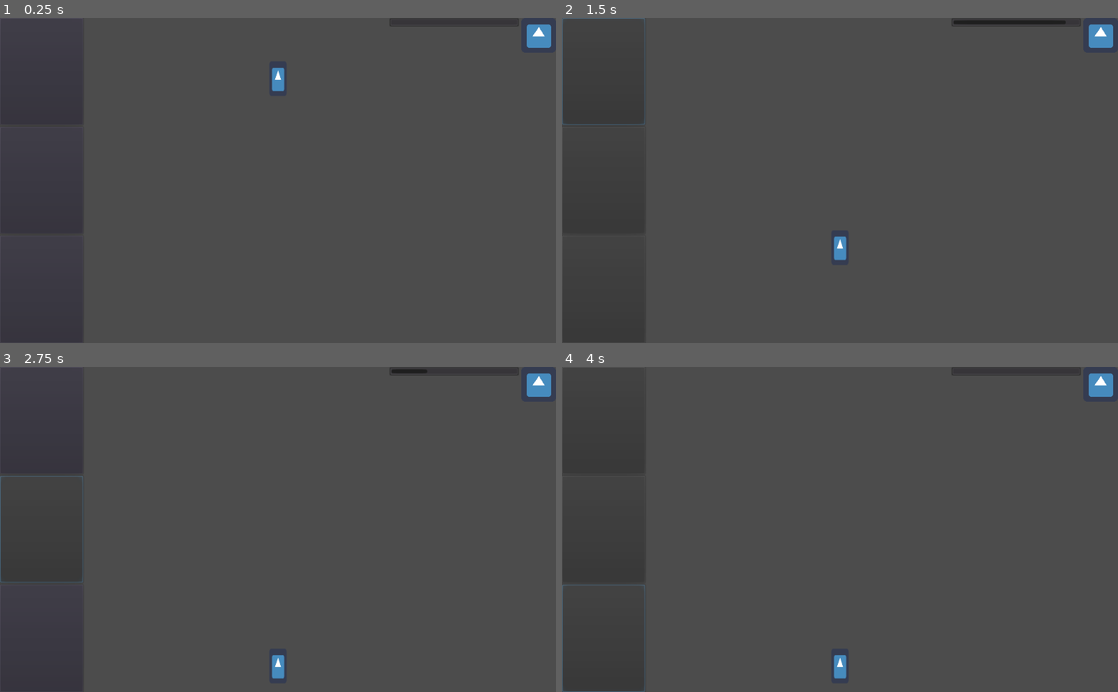
Above: before the commit, frames 1-4 (two rows, left to right).
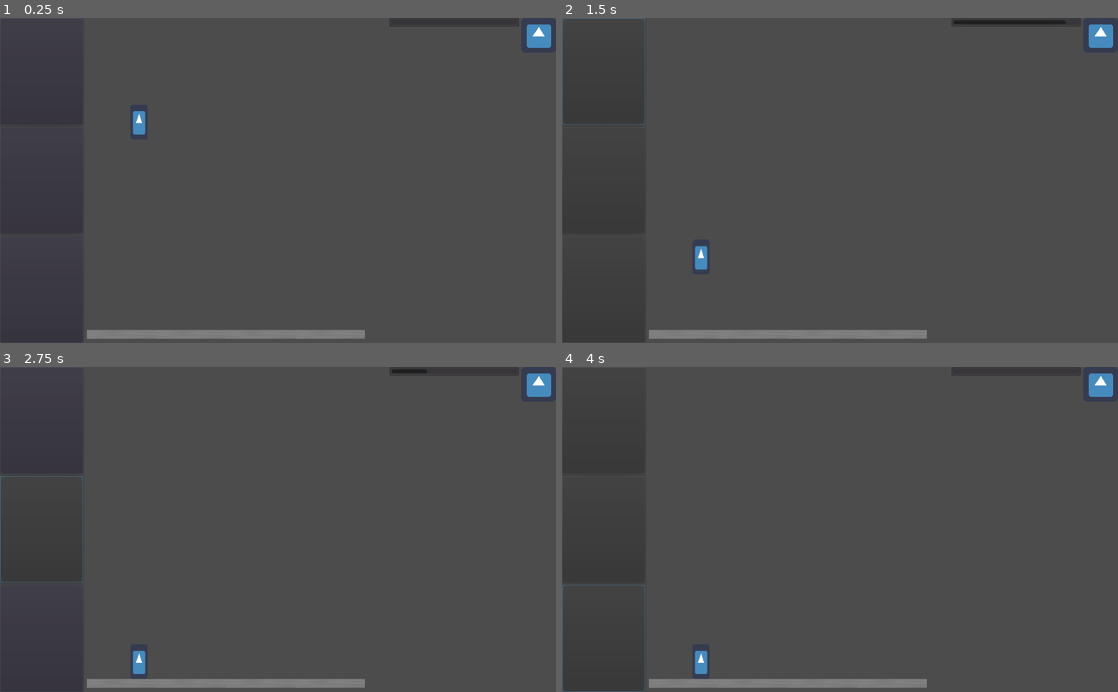
Above: after the commit, the same moments.

Repository: iniyanijoseph/Gravity
Game: Godot game, scene res://Main.tscn
Two runs of this game, one before a commit and one after it. Both use one fixed random seed, a clock stepped at 60 frames per second and the inputs below. The engine's default icon, where the game draws it, is replaced by a stand-in: a white triangle on a blue panel in a dark square.
Inputs (mouse positions are in pixels of both pictures, inside the frame that each line leads up to):
- Up to frame 1 (0.25 s): no input
- Up to frame 2 (1.5 s): click (600, 70) at 0.5 s
- Up to frame 3 (2.75 s): click (38, 529) at 2 s
- Up to frame 4 (4 s): click (600, 640) at 2.75 s; tap Enter at 3.5 s

The runs differ from the first frame. In frame 1, 1.7% of the frame differs, in the area x 15-66%, y 15-99%; in frame 2, 1.7%, in the area x 15-66%, y 67-99%; in frame 3, 1.7%; in frame 4, 1.7%.

Commit message:
Revert "Add Infinite Floor and Make Slam y-axis only"
This reverts commit 9385266a288d02d3a152ef23d49414f649e22021.

Diff:
--- a/ActionController/ActionController.gd
+++ b/ActionController/ActionController.gd
@@ -1,4 +1,4 @@
-extends CanvasLayer
+extends Control
 
 onready var actionTriggers : VBoxContainer = $ActionTriggers
 onready var pointsBar : ProgressBar = $HBoxContainer/ProgressBar
--- a/ActionController/ActionController.tscn
+++ b/ActionController/ActionController.tscn
@@ -1,11 +1,15 @@
-[gd_scene load_steps=5 format=2]
+[gd_scene load_steps=6 format=2]
 
 [ext_resource path="res://icon.png" type="Texture" id=1]
+[ext_resource path="res://GlobalTheme.tres" type="Theme" id=2]
 [ext_resource path="res://ActionController/ActionController.gd" type="Script" id=3]
 [ext_resource path="res://ActionController/ActionButton/ActionButton.tscn" type="PackedScene" id=4]
 [ext_resource path="res://ActionController/ActionControllerButtonGroups.tres" type="ButtonGroup" id=5]
 
-[node name="ActionController" type="CanvasLayer"]
+[node name="ActionController" type="Control"]
+anchor_right = 1.0
+anchor_bottom = 1.0
+theme = ExtResource( 2 )
 script = ExtResource( 3 )
 
 [node name="ActionTriggers" type="VBoxContainer" parent="."]
--- a/Main.tscn
+++ b/Main.tscn
@@ -2,35 +2,27 @@
 
 [ext_resource path="res://ActionController/ActionController.tscn" type="PackedScene" id=1]
 [ext_resource path="res://Player/Player.tscn" type="PackedScene" id=2]
-[ext_resource path="res://Platform/Floor/Floor.tscn" type="PackedScene" id=3]
+[ext_resource path="res://Platform/Platform.tscn" type="PackedScene" id=3]
 
 [node name="Main" type="Node2D"]
 
 [node name="Player" parent="." instance=ExtResource( 2 )]
-position = Vector2( 208, 112 )
+position = Vector2( 256, 192 )
 
 [node name="ActionController" parent="." instance=ExtResource( 1 )]
+anchor_right = 0.0
+anchor_bottom = 0.0
+margin_right = 1024.0
+margin_bottom = 600.0
 
-[node name="Floor" parent="." instance=ExtResource( 3 )]
-position = Vector2( 216, 592 )
+[node name="Platform" parent="." instance=ExtResource( 3 )]
+position = Vector2( 224, 584 )
 
-[node name="Floor2" parent="." instance=ExtResource( 3 )]
-position = Vector2( 344, 592 )
+[node name="Platform2" parent="." instance=ExtResource( 3 )]
+position = Vector2( 608, 584 )
 
-[node name="Floor3" parent="." instance=ExtResource( 3 )]
-position = Vector2( 472, 592 )
+[node name="Platform3" parent="." instance=ExtResource( 3 )]
+position = Vector2( 480, 584 )
 
-[node name="Floor4" parent="." instance=ExtResource( 3 )]
-position = Vector2( 600, 592 )
-
-[node name="Floor5" parent="." instance=ExtResource( 3 )]
-position = Vector2( 728, 592 )
-
-[node name="Floor6" parent="." instance=ExtResource( 3 )]
-position = Vector2( 856, 592 )
-
-[node name="Floor7" parent="." instance=ExtResource( 3 )]
-position = Vector2( 984, 592 )
-
-[node name="Floor8" parent="." instance=ExtResource( 3 )]
-position = Vector2( 1112, 592 )
+[node name="Platform4" parent="." instance=ExtResource( 3 )]
+position = Vector2( 352, 584 )
--- a/Platform/Floor/Floor.gd
+++ /dev/null
@@ -1,8 +0,0 @@
-extends StaticBody2D
-
-onready var floorScene = load("res://Platform/Floor/Floor.tscn")
-
-func _on_VisibilityNotifier2D_screen_exited():
-	var child : StaticBody2D = floorScene.instance()
-	child.position = global_position + Vector2(1024, 0)
-	get_parent().call_deferred("add_child", child)
--- a/Platform/Floor/Floor.tscn
+++ /dev/null
@@ -1,27 +0,0 @@
-[gd_scene load_steps=5 format=2]
-
-[ext_resource path="res://Platform/Floor/Floor.gd" type="Script" id=2]
-
-[sub_resource type="RectangleShape2D" id=1]
-extents = Vector2( 64, 8 )
-
-[sub_resource type="Gradient" id=2]
-
-[sub_resource type="GradientTexture2D" id=3]
-gradient = SubResource( 2 )
-
-[node name="Floor" type="StaticBody2D"]
-script = ExtResource( 2 )
-
-[node name="CollisionShape2D" type="CollisionShape2D" parent="."]
-shape = SubResource( 1 )
-
-[node name="VisibilityNotifier2D" type="VisibilityNotifier2D" parent="."]
-rect = Rect2( -64, -8, 128, 16 )
-
-[node name="Polygon2D" type="Polygon2D" parent="."]
-visible = false
-texture = SubResource( 3 )
-polygon = PoolVector2Array( -64, -8, -64, 8, 64, 8, 64, -8 )
-
-[connection signal="screen_exited" from="VisibilityNotifier2D" to="." method="_on_VisibilityNotifier2D_screen_exited"]
--- a/Platform/Platform.tscn
+++ b/Platform/Platform.tscn
@@ -4,10 +4,10 @@
 extents = Vector2( 64, 8 )
 
 [sub_resource type="OpenSimplexNoise" id=2]
+period = 9.0
 
 [sub_resource type="NoiseTexture" id=3]
-width = 64
-height = 32
+height = 16
 seamless = true
 noise = SubResource( 2 )
 
--- a/Player/Player.gd
+++ b/Player/Player.gd
@@ -12,7 +12,7 @@
 func slam():
 	var localFloor = floorFindRayCast.get_collision_point()
 	var tween = get_tree().create_tween()
-	tween.tween_property(self, "position:y", localFloor.y - floorFindRayCast.position.y, 1).\
+	tween.tween_property(self, "position", localFloor - floorFindRayCast.position, 1).\
 	set_trans(Tween.TRANS_QUINT).\
 	set_ease(Tween.EASE_IN)
 	yield(tween, "finished")
@@ -29,6 +29,3 @@
 # Call Whenever an action is complete to update player state
 func action_complete():
 	emit_signal("action_complete")
-
-func _physics_process(_delta):
-	var _q = move_and_slide(Vector2(200, 0), Vector2.UP)
--- a/Player/Player.tscn
+++ b/Player/Player.tscn
@@ -21,8 +21,3 @@
 position = Vector2( 0, 32 )
 enabled = true
 cast_to = Vector2( 0, 600 )
-
-[node name="Camera2D" type="Camera2D" parent="."]
-current = true
-limit_top = 0
-limit_bottom = 600
